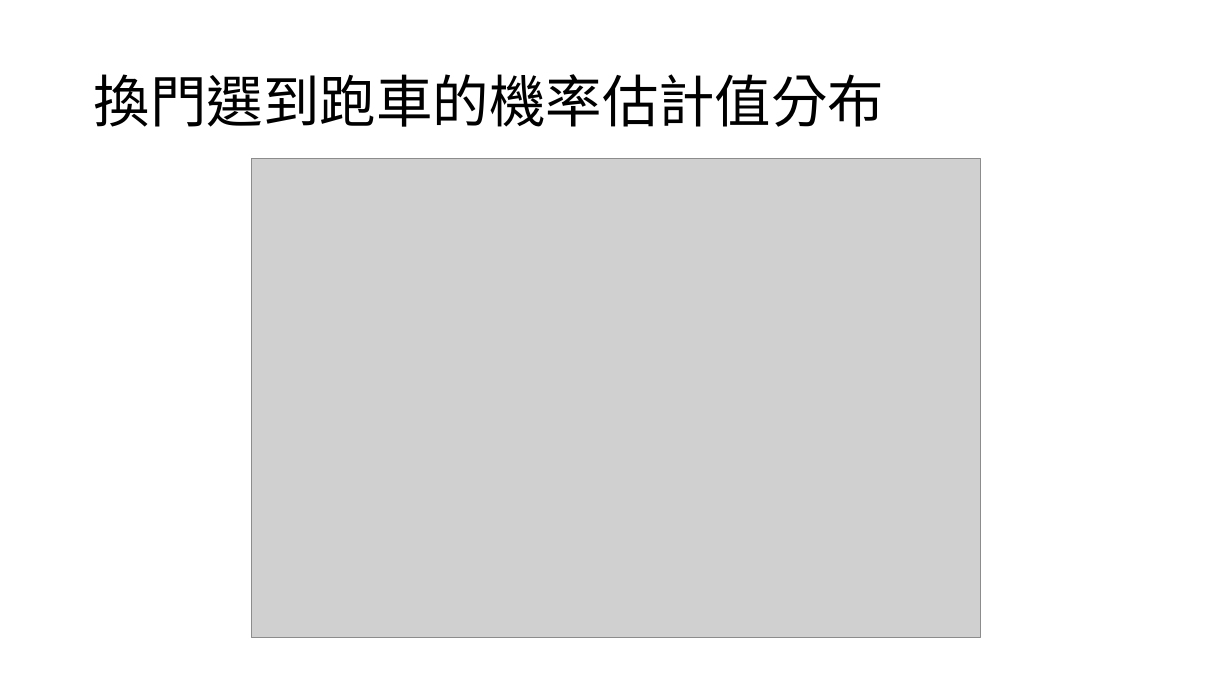
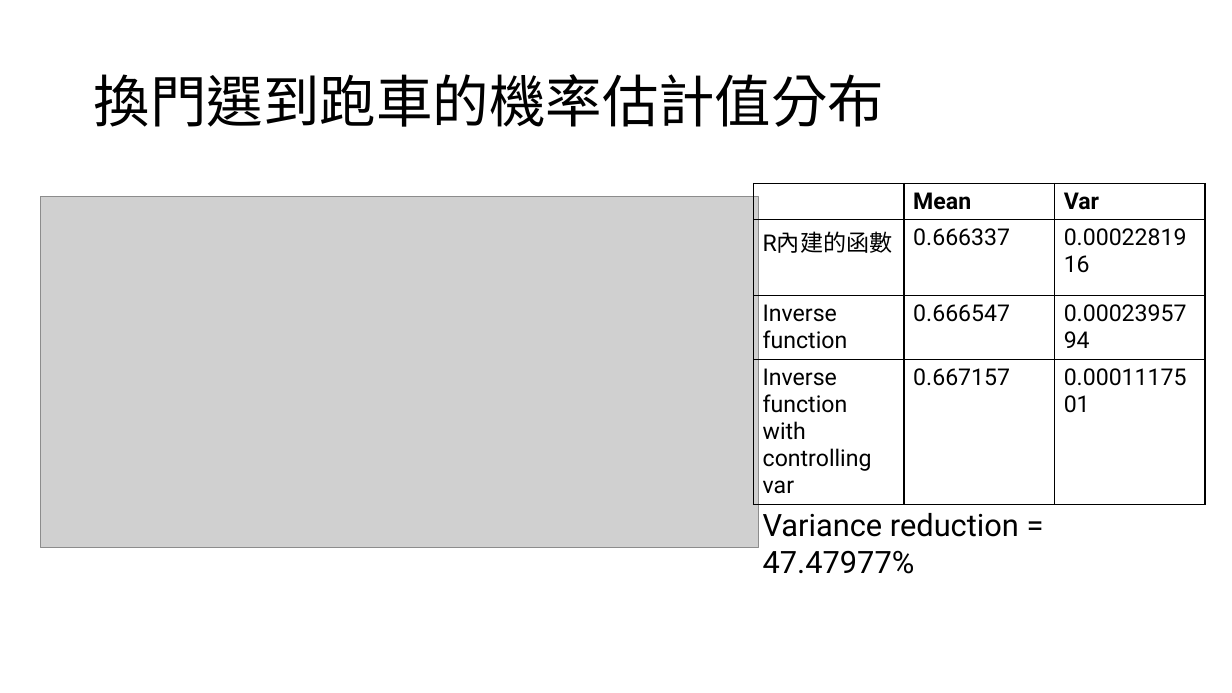
Before and after one commit to Lai-jun-yan/monty-hall-simulation, a slide deck: slide 9 of R/presentation/統計計算.pptx (slide 10 before the commit). Drawn at 1232x693 pixels with LibreOffice and Linux fonts; fonts in the diff are those of the drawing; grey boxes stand for pictures. Boxes give left, top, right and bottom in pixels: in the first picture for what was removed or moved away, otherwise in the second. Text is boxed around its words. In the diff, an @@ line names an element or a change of style, - is before the commit and + after.

```diff
--- a/R/presentation/統計計算.pptx
+++ b/R/presentation/統計計算.pptx
@@ picture removed at (x1=251, y1=158, x2=981, y2=637) @@
@@ picture added at (x1=41, y1=197, x2=759, y2=548) @@
@@ table added at (x1=753, y1=183, x2=1205, y2=498), 4 rows, 3 columns @@
+ | Mean | Var
+R內建的函數 | 0.666337 | 0.0002281916
+Inverse function | 0.666547 | 0.0002395794
+Inverse function with controlling var | 0.667157 | 0.0001117501
@@ text added at (x1=763, y1=513, x2=1019, y2=574), 24 pt, text #000000 @@
+Variance reduction = 47.47977%
```
Also in this commit, not shown: 2 other slides changed, 4 slides added, 2 slides removed, 2 other files.
